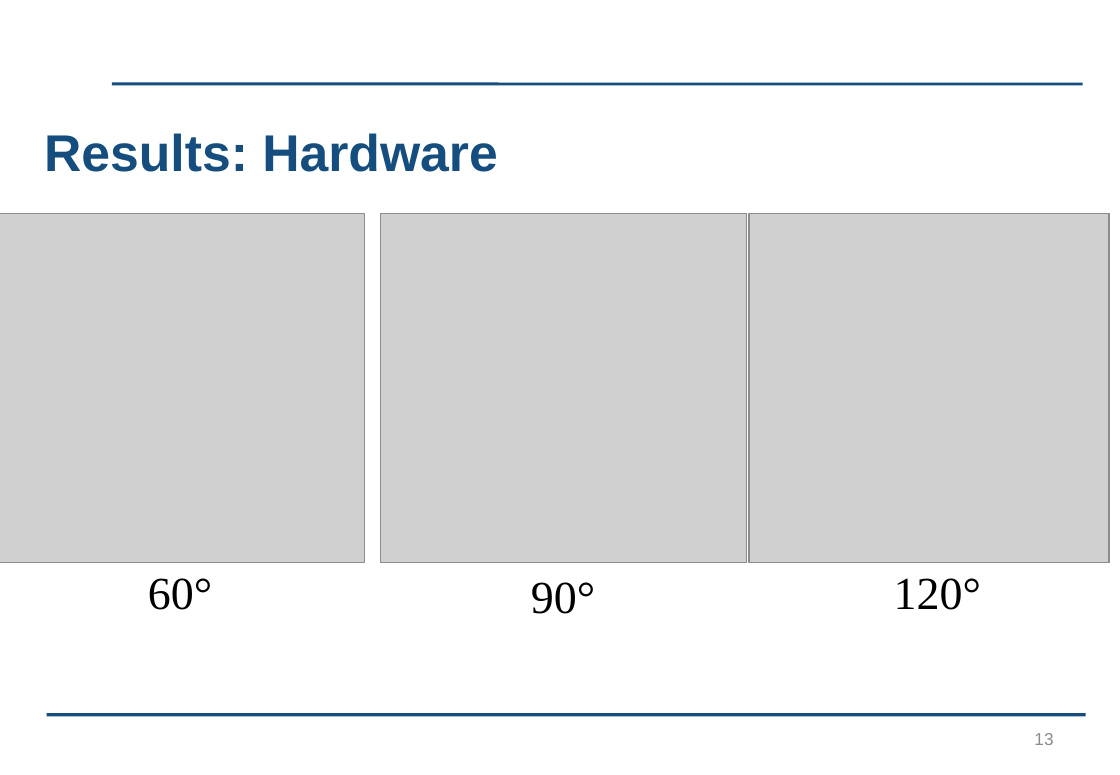
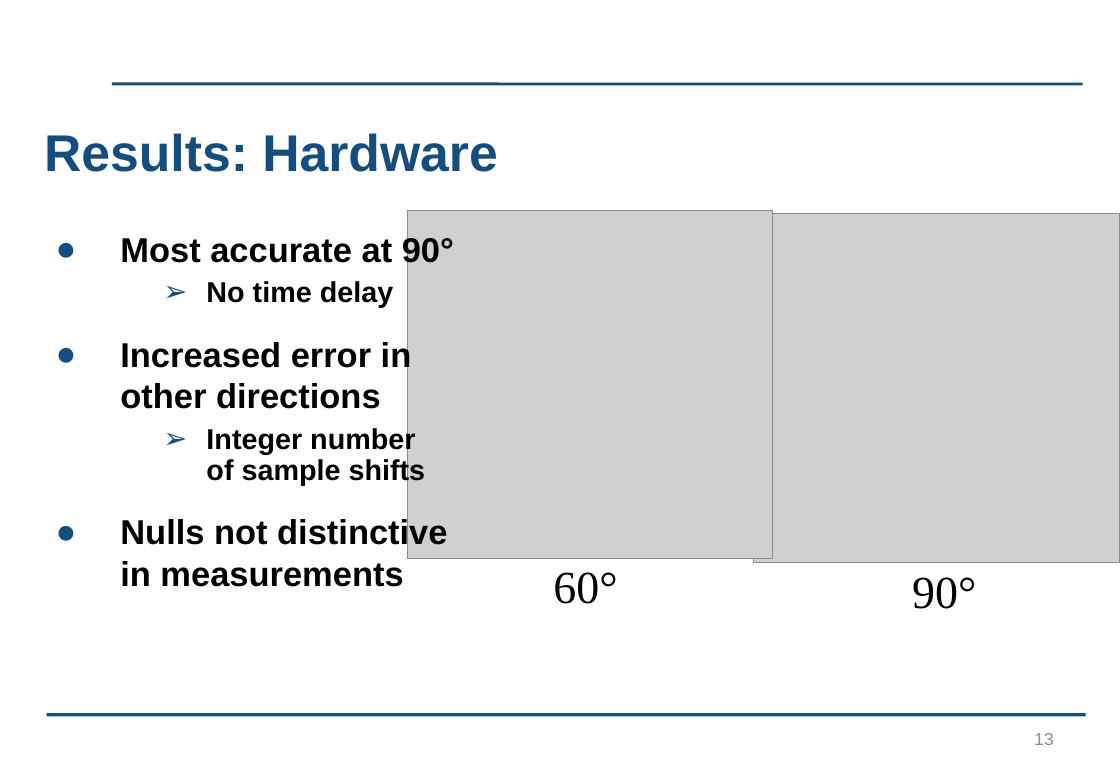
Before and after one commit to kayjayB/I_cant_hear_you, a slide deck: slide 13 of Presentation/Lab Project Presentation.pptx. Drawn at 1120x775 pixels with LibreOffice and Linux fonts; fonts in the diff are those of the drawing; grey boxes stand for pictures; background and template pictures are left out. Boxes give left, top, right and bottom in pixels: in the first picture for what was removed or moved away, otherwise in the second. Text is boxed around its words. In the diff, an @@ line names an element or a change of style, - is before the commit and + after.

```diff
--- a/Presentation/Lab Project Presentation.pptx
+++ b/Presentation/Lab Project Presentation.pptx
@@ text added at <box>120,234,454,587</box>, 24 pt, text #000000, bold @@
+● Most accurate at 90°
+  ➢ No time delay
+● Increased error in other directions
+  ➢ Integer number of sample shifts
+● Nulls not distinctive in measurements
@@ picture: place and size @@
-picture at <box>0,214,365,563</box>
+picture at <box>408,211,774,559</box>
@@ picture removed at <box>750,214,1110,563</box> @@
@@ picture: place and size @@
-picture at <box>381,214,747,563</box>
+picture at <box>754,214,1120,563</box>
@@ text "60°": place and size @@
-text "60°" at <box>148,578,212,610</box>
+text "60°" at <box>553,572,617,604</box>
@@ text "90°": place and size @@
-text "90°" at <box>531,582,595,614</box>
+text "90°" at <box>912,577,976,609</box>
@@ text removed at <box>894,578,981,610</box> @@
-120°
```
Also in this commit, not shown: 5 other slides changed, 1 slide added.
